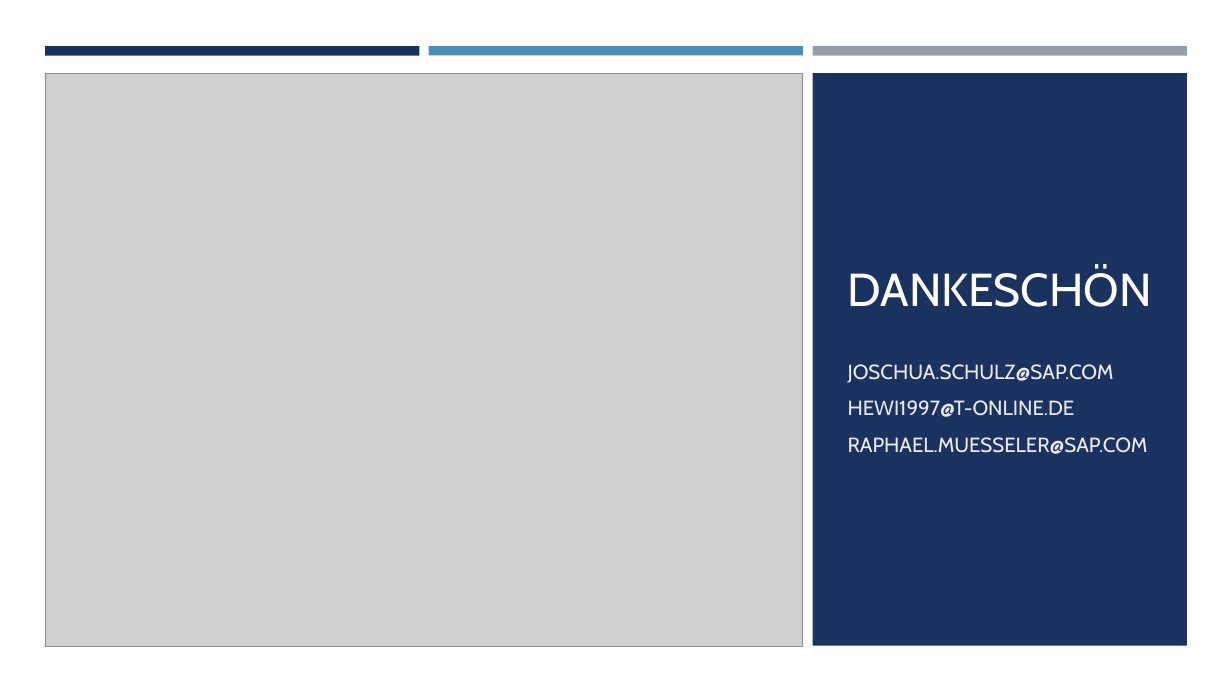
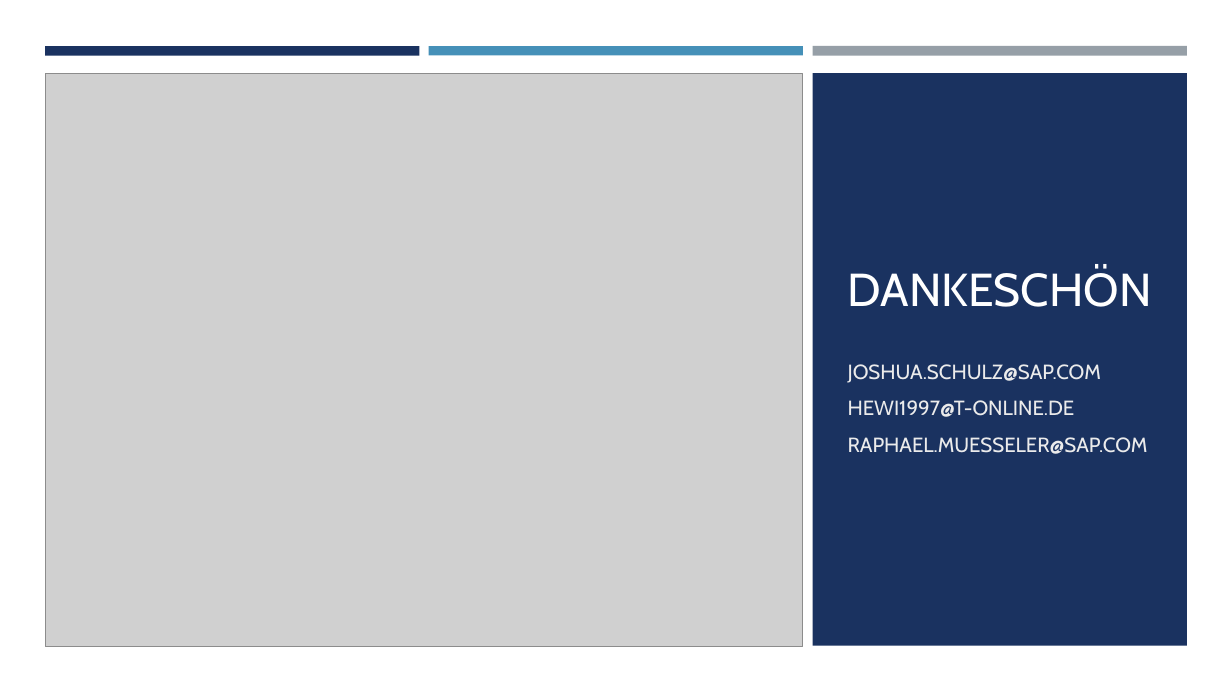
Before and after one commit to joshuaschu/GameOfLife, a slide deck: slide 7 of Presentation.pptx. Drawn at 1232x693 pixels with LibreOffice and Linux fonts; fonts in the diff are those of the drawing; grey boxes stand for pictures. Boxes give left, top, right and bottom in pixels: in the first picture for what was removed or moved away, otherwise in the second. Text is boxed around its words. In the diff, an @@ line names an element or a change of style, - is before the commit and + after.

```diff
--- a/Presentation.pptx
+++ b/Presentation.pptx
@@ subtitle at (848,364,1101,383): text changed @@
-JOSCHUA.SCHULZ@SAP.COM
+JOSHUA.SCHULZ@SAP.COM
```
Also in this commit, not shown: 1 other slide changed, 2 other files.
